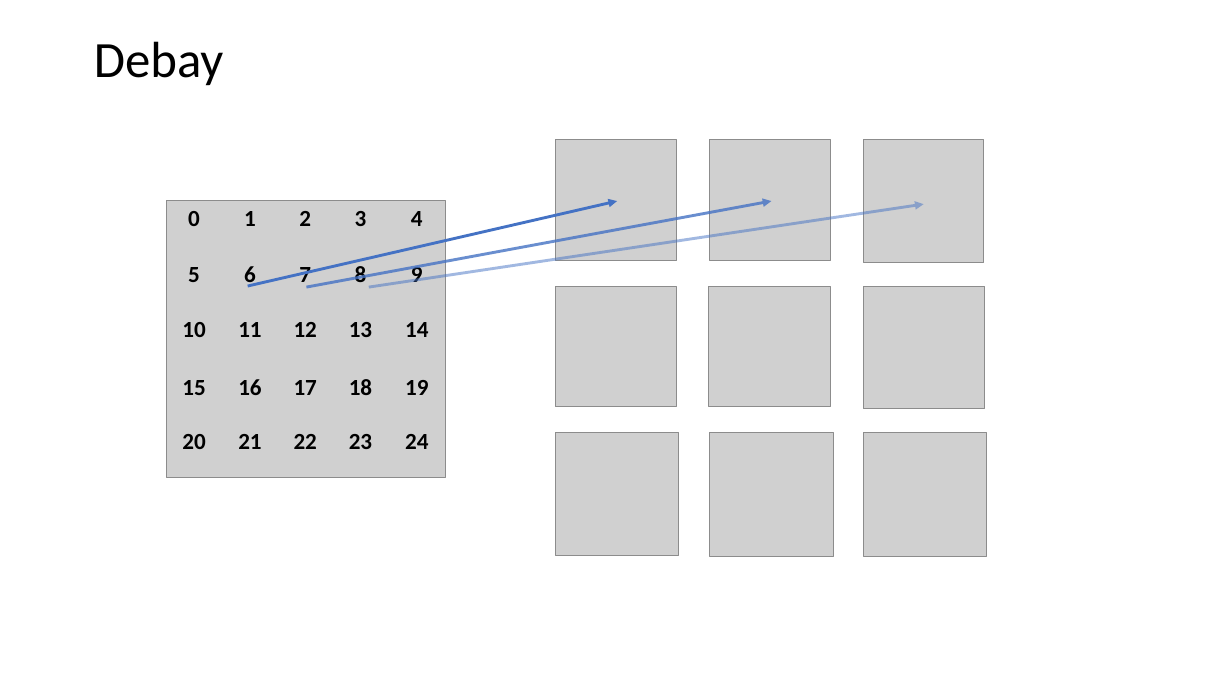
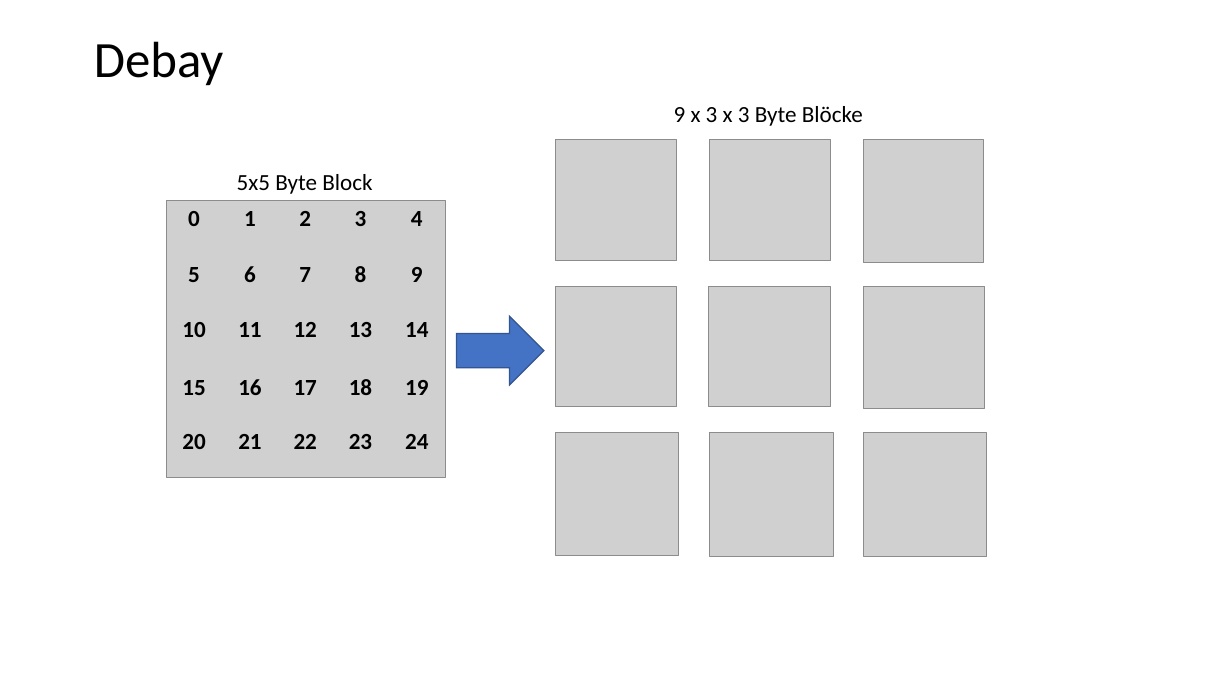
Before and after one commit to Chriss95De/Bachelors-Thesis-VHDL-Pattern-Detection, a slide deck: slide 5 of Dokumentation/Stand Oster/BayerPatternVearbeitung/Grafiken.pptx. Drawn at 1232x693 pixels with LibreOffice and Linux fonts; fonts in the diff are those of the drawing; grey boxes stand for pictures. Boxes give left, top, right and bottom in pixels: in the first picture for what was removed or moved away, otherwise in the second. Text is boxed around its words. In the diff, an @@ line names an element or a change of style, - is before the commit and + after.

```diff
--- a/Dokumentation/Stand Oster/BayerPatternVearbeitung/Grafiken.pptx
+++ b/Dokumentation/Stand Oster/BayerPatternVearbeitung/Grafiken.pptx
@@ text added at [674, 106, 863, 126], 18 pt, text #000000 @@
+9 x 3 x 3 Byte Blöcke
@@ text added at [237, 174, 372, 194], 18 pt, text #000000 @@
+5x5 Byte Block
@@ arrow removed from (248, 287) to (617, 201) @@
@@ arrow removed from (307, 287) to (772, 201) @@
@@ arrow removed from (369, 287) to (924, 204) @@
@@ right arrow added at [457, 316, 544, 384], fill #4472C4, outline #325491 1 pt @@
```
Also in this commit, not shown: 2 other slides changed, 4 other files.
